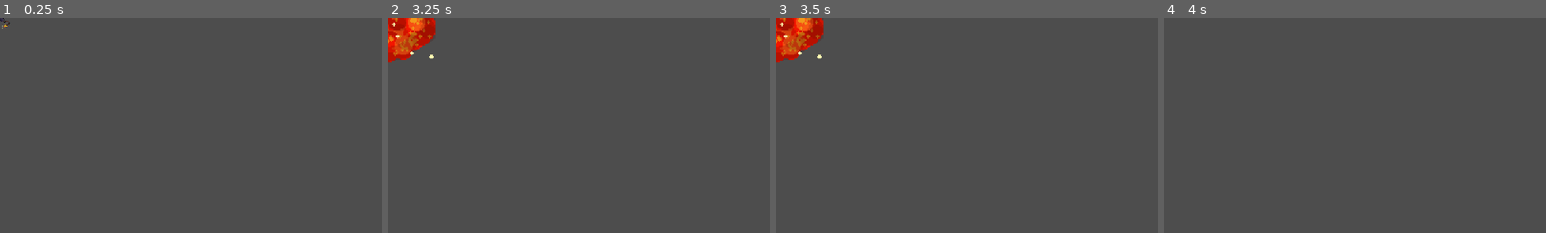
Above: before the commit, frames 1-4 (left to right).
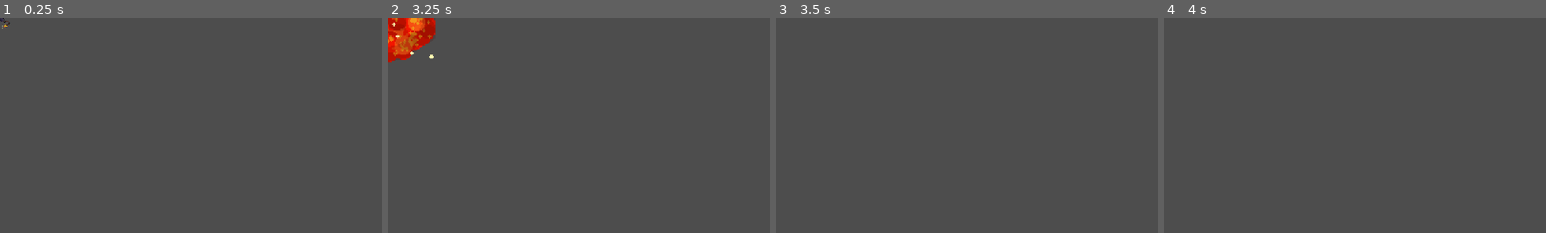
Above: after the commit, the same moments.

Repository: Qxver/Godot-Game
Game: Godot game, scene res://Attacks/bomb.tscn
Two runs of this game, one before a commit and one after it. Both use one fixed random seed, a clock stepped at 60 frames per second and the inputs below. This scene is started directly instead of the project's main scene.
Inputs:
- Up to frame 1 (0.25 s): no input
- Up to frame 2 (3.25 s): tap Enter at 0.5, 2 s; hold Right (move_right) 0.53-1.28 s; tap I (inv) every 0.75 s from 0.6 to 2.85 s; tap Space at 1.25, 2.75 s; hold S (move_down) 1.28-2.03 s; hold Right (move_right) 2.03-2.78 s; hold W (move_up) from 2.78 s (still down)
- Up to frame 3 (3.5 s): keep holding W (move_up)
- Up to frame 4 (4 s): release W (move_up) at 3.53 s; hold Left (move_left) from 3.53 s (still down); tap I (inv) at 3.6 s
The pictures show only the part of the screen within x 0-50%, y 0-50%; the shares and areas given below are measured in that part.

Frames 1-2 are identical in both runs. In frame 3, 2.0% of the frame differs, in the area x 0-13%, y 0-21%; in frame 4, nothing differs.

Commit message:
Bomb explosion duration halved

Diff:
--- a/Attacks/bomb.gd
+++ b/Attacks/bomb.gd
@@ -1,11 +1,10 @@
 extends Area2D
 #Weapon stats
 var level = 1
-var speed = 100
 var damage_multiplier = 0.25
 var attacksize = 1.0
 var duration =  1.0
-
+var reload_reduction=0.0
 var target = Vector2.ZERO
 @onready var player = get_tree().get_first_node_in_group("player")
 var can_move: bool = true
@@ -21,7 +20,7 @@
 #moving projectiles
 func _physics_process(delta) -> void:
 	if can_move:
-		global_position += target * speed * delta
+		global_position += target * PlayerStats.attack_speed*0.5 * delta
 
 #Deleting projectiles after hitting enough enemies
 func enemy_hit() -> void:
@@ -36,7 +35,7 @@
 
 func explosion() -> void:
 	can_move=false
-	damage_multiplier = 0.75
+	damage_multiplier = 2.0
 	$Sprite2D2.visible=true
 	$Explosion.call_deferred("set_disabled", true)
 	$BombExplsionTime.start()
--- a/Attacks/bomb.tscn
+++ b/Attacks/bomb.tscn
@@ -34,7 +34,7 @@
 autostart = true
 
 [node name="BombExplsionTime" type="Timer" parent="."]
-wait_time = 0.5
+wait_time = 0.25
 
 [connection signal="timeout" from="Timer" to="." method="_on_timer_timeout"]
 [connection signal="timeout" from="BombExplsionTime" to="." method="_on_bomb_explsion_time_timeout"]
